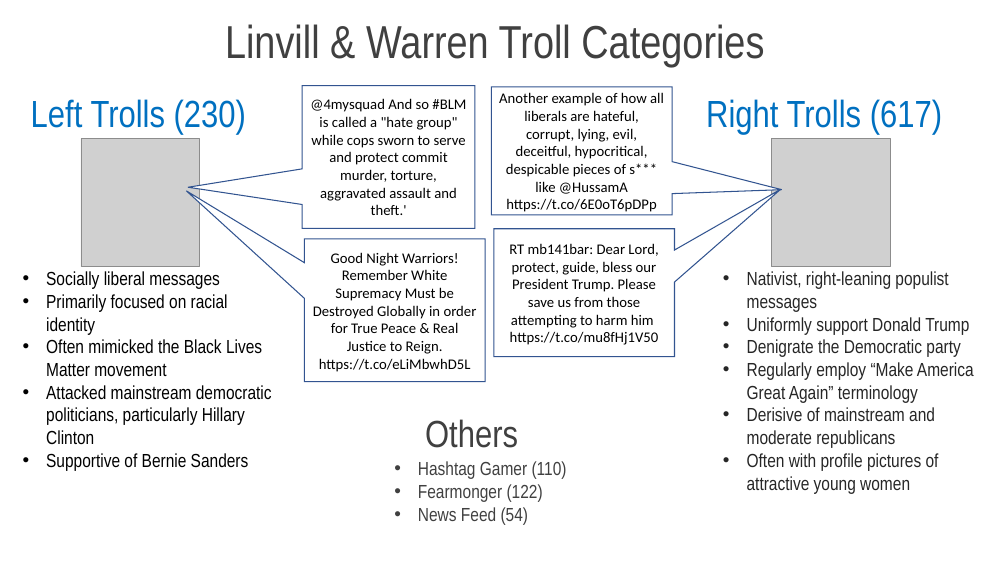
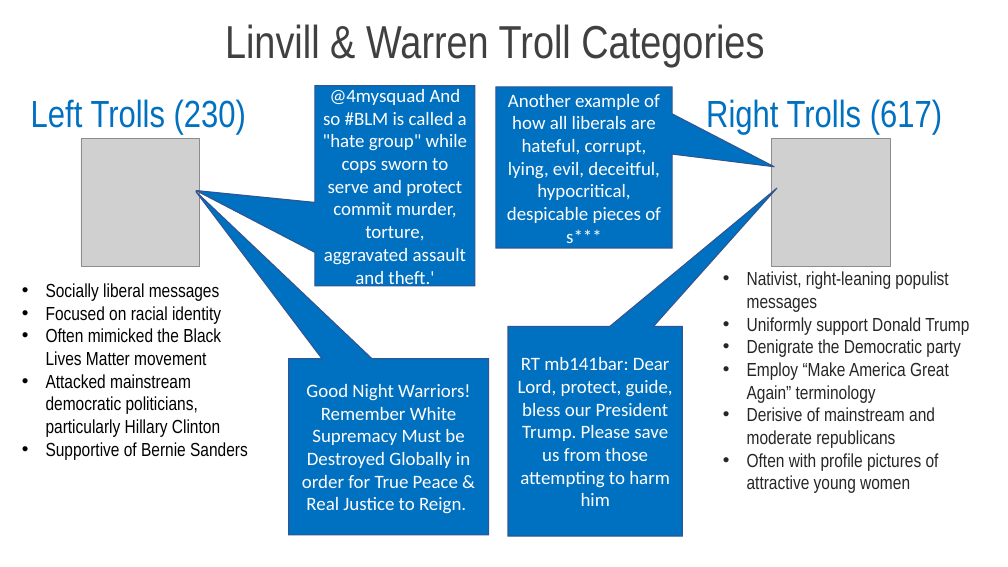
Before and after one commit to qdav/MSDA_Visualization, a slide deck: slide 2 of DA_6233_Final_Presentation.pptx. Drawn at 1008x567 pixels with LibreOffice and Linux fonts; fonts in the diff are those of the drawing; grey boxes stand for pictures. Boxes give left, top, right and bottom in pixels: in the first picture for what was removed or moved away, otherwise in the second. Text is boxed around its words. In the diff, an @@ line names an element or a change of style, - is before the commit and + after.

```diff
--- a/DA_6233_Final_Presentation.pptx
+++ b/DA_6233_Final_Presentation.pptx
@@ speech box "@4mysquad And so #BLM is ...": place and size @@
-speech box "@4mysquad And so #BLM is ..." at (302,85,475,228)
+speech box "@4mysquad And so #BLM is ..." at (315,85,476,286)
@@ speech box "@4mysquad And so #BLM is ..." at (315,85,476,286): size 14 to 18 pt, text colour #000000 to #FFFFFF; fill #FFFFFF to #0070C0; proportions changed @@
@@ speech box "Another example of how all ...": place and size @@
-speech box "Another example of how all ..." at (492,87,672,215)
+speech box "Another example of how all ..." at (496,87,672,248)
@@ text in speech box at (507,94,661,243): text changed; size 14 to 18 pt; text colour #000000 to #FFFFFF @@
-Another example of how all liberals are hateful, corrupt, lying, evil, deceitful, hypocritical, despicable pieces of s*** like @HussamA https://t.co/6E0oT6pDPp
+Another example of how all liberals are hateful, corrupt, lying, evil, deceitful, hypocritical, despicable pieces of s***
@@ text "Socially liberal messages": place and size @@
-text "Socially liberal messages" at (46,271,272,471)
+text "Socially liberal messages" at (46,283,248,460)
@@ text at (46,306,221,324): text changed @@
-• Primarily focused on racial identity
+• Focused on racial identity
@@ speech box "RT mb141bar: Dear Lord, protect, ...": place and size @@
-speech box "RT mb141bar: Dear Lord, protect, ..." at (494,229,675,357)
+speech box "RT mb141bar: Dear Lord, protect, ..." at (508,327,683,536)
@@ fill #FFFFFF to #0070C0; proportions changed in 3 elements at (496,87,672,248), (508,327,683,536), (289,358,489,535) @@
@@ speech box "Good Night Warriors! Remember White ...": place and size @@
-speech box "Good Night Warriors! Remember White ..." at (305,239,485,382)
+speech box "Good Night Warriors! Remember White ..." at (289,358,489,535)
@@ text in speech box at (518,357,673,506): text changed; size 14 to 18 pt; text colour #000000 to #FFFFFF @@
-RT mb141bar: Dear Lord, protect, guide, bless our President Trump. Please save us from those attempting to harm him https://t.co/mu8fHj1V50
+RT mb141bar: Dear Lord, protect, guide, bless our President Trump. Please save us from those attempting to harm him
@@ text in speech box at (302,384,470,514): text changed; size 14 to 18 pt; text colour #000000 to #FFFFFF @@
-Good Night Warriors! Remember White Supremacy Must be Destroyed Globally in order for True Peace & Real Justice to Reign. https://t.co/eLiMbwhD5L
+Good Night Warriors! Remember White Supremacy Must be Destroyed Globally in order for True Peace & Real Justice to Reign.
@@ text at (747,362,949,403): text changed @@
-• Regularly employ “Make America Great Again” terminology
+• Employ “Make America Great Again” terminology
@@ text removed at (425,419,518,448) @@
-Others
@@ text removed at (418,461,567,525) @@
-• Hashtag Gamer (110)
-• Fearmonger (122)
-• News Feed (54)
```
Also in this commit, not shown: 2 other slides changed, 1 slide added.
